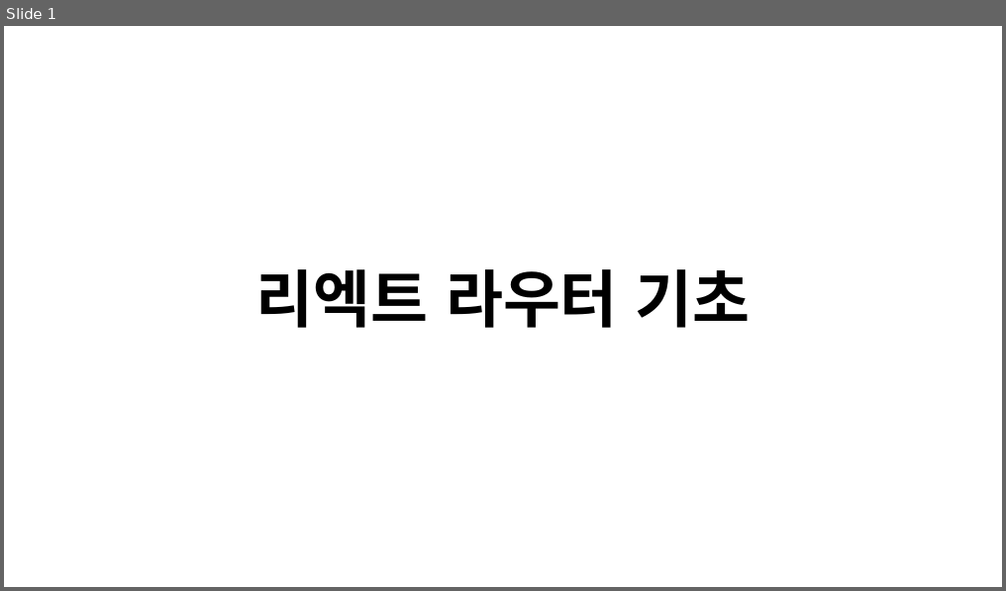
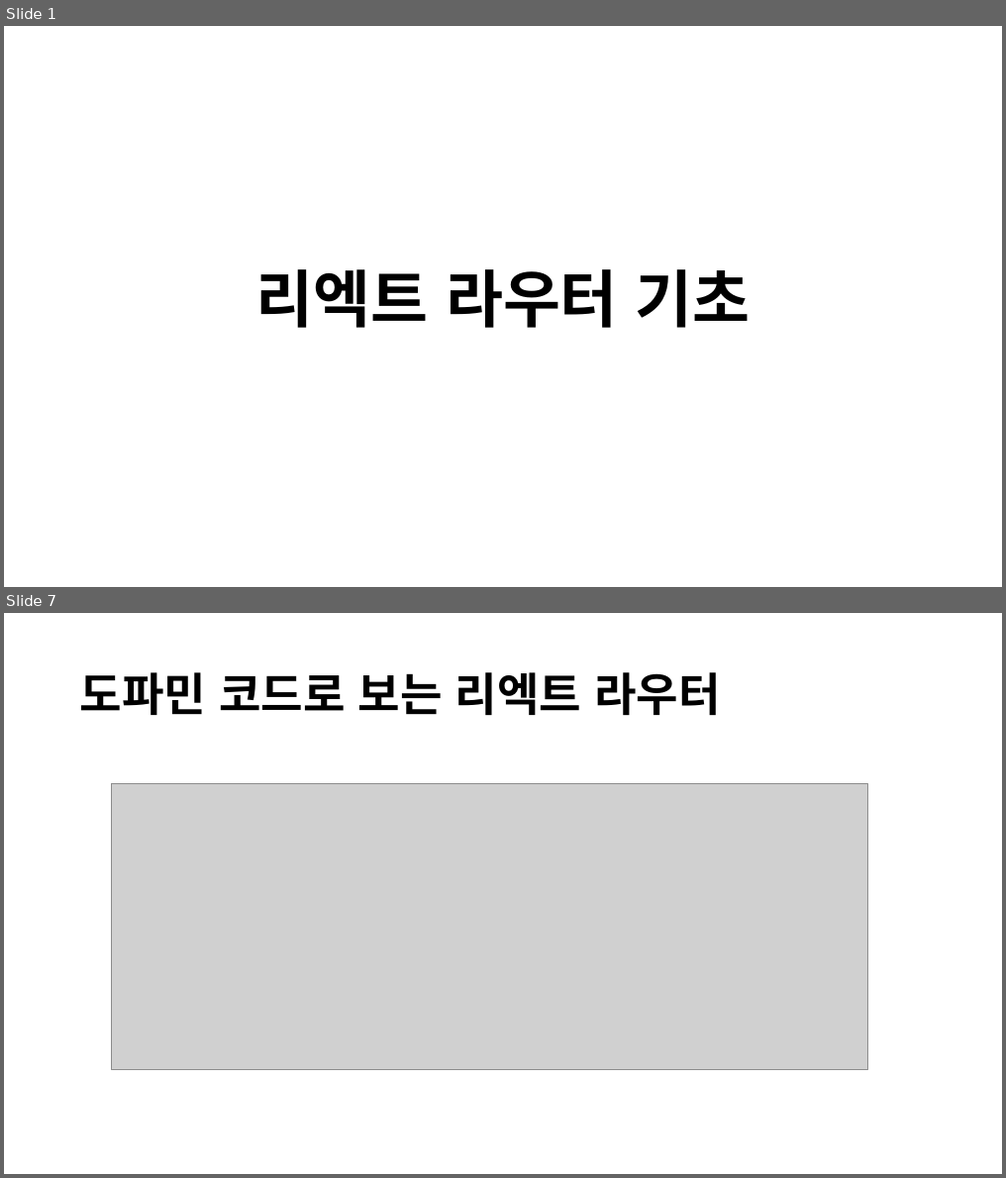
Before and after one commit to Profitah/DoFarming_DOC, a slide deck: 웹관련/리엑트 라우터 기초.pptx. Shown one above the other, each under a label of ours: slide 1 before the commit, slides 1 and 7 after it; the slides between them are not shown. The pictures are 1006x591 and 1006x1178 pixels, drawn with LibreOffice and Linux fonts; fonts in the diff are those of the drawing; grey boxes stand for pictures. Boxes give left, top, right and bottom in pixels: in the first picture for what was removed or moved away, otherwise in the second. Text is boxed around its words. In the diff, an @@ line names an element or a change of style, - is before the commit and + after.

Commit message:
리엑트 라우터 v2

```diff
--- a/웹관련/리엑트 라우터 기초.pptx
+++ b/웹관련/리엑트 라우터 기초.pptx
@@ slide 7 added at [4, 613, 1002, 1174], background #FFFFFF @@
@@ title added at [80, 672, 720, 715], 44 pt, text #000000, bold @@
+도파민 코드로 보는 리엑트 라우터
@@ picture added at [111, 783, 867, 1069] @@
```
Also in this commit, not shown: 3 slides changed, 5 other slides added, 5 other files.
